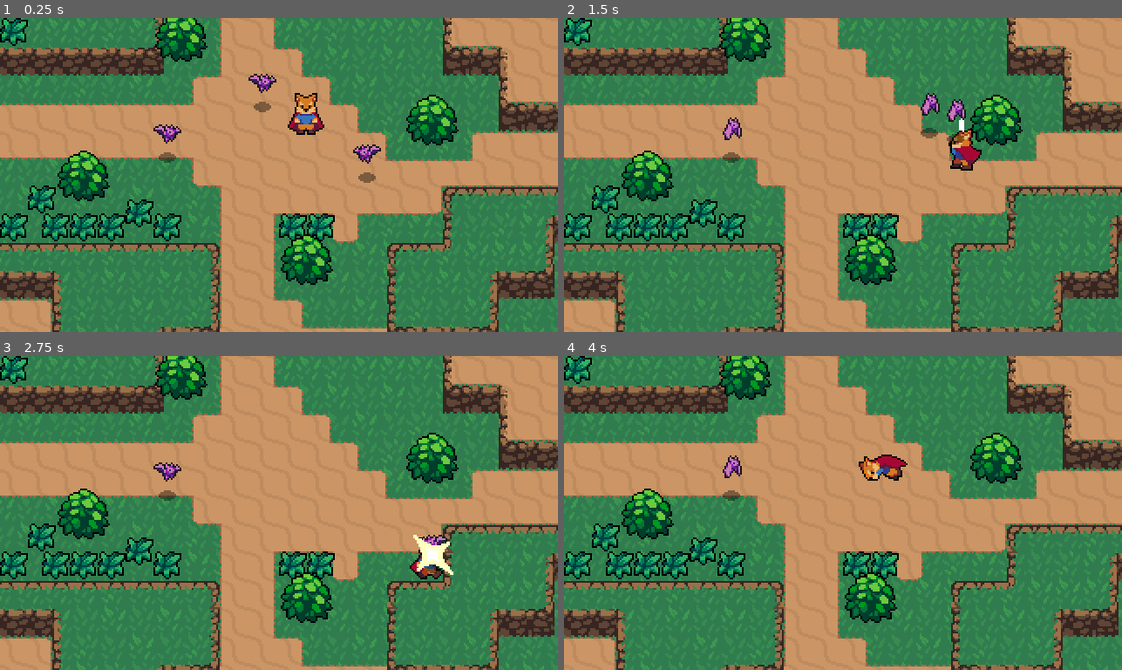
Above: before the commit, frames 1-4 (two rows, left to right).
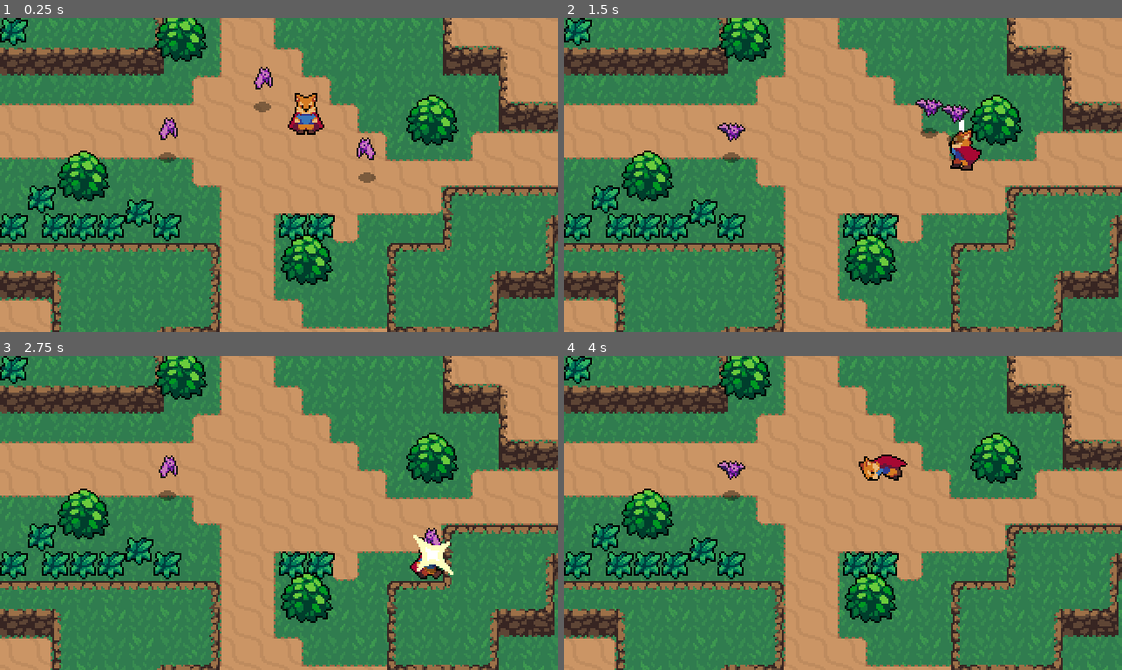
Above: after the commit, the same moments.

Repository: casiojapi/godot-vapor-rpg
Game: Godot game, scene res://World.tscn
The game is run twice, just before and just after one commit, with the same random seed, the same clock (stepped at 60 frames per second) and the same inputs.
Inputs (mouse positions are in pixels of both pictures, inside the frame that each line leads up to):
- Up to frame 1 (0.25 s): no input
- Up to frame 2 (1.5 s): move the mouse to (965, 159) at 0.52 s; hold Right (ui_right) 0.53-1.28 s; tap Space (roll) at 0.6 s; move the mouse to (731, 190) at 1.27 s; hold Down (ui_down) from 1.28 s (still down); click (731, 190) at 1.35 s
- Up to frame 3 (2.75 s): tap Space (roll) at 1.55, 2.1 s; move the mouse to (334, 443) at 2.02 s; release Down (ui_down) at 2.03 s; hold Right (ui_right) from 2.03 s (still down)
- Up to frame 4 (4 s): move the mouse to (815, 575) at 2.77 s; release Right (ui_right) at 2.78 s; hold Up (ui_up) 2.78-3.53 s; tap Space (roll) at 2.85, 3.8 s; move the mouse to (1010, 560) at 3.52 s; hold Left (ui_left) from 3.53 s (still down); click (1010, 560) at 3.6 s

The runs differ from the first frame. In frame 1, 0.6% of the frame differs, in the area x 27-69%, y 15-47%; in frame 2, 0.6%; in frame 3, 0.3%; in frame 4, 0.2%.

Commit message:
make enemy hits, invencibility, death and health stats

Diff:
--- a/Player/Player.gd
+++ b/Player/Player.gd
@@ -9,11 +9,13 @@
 var state = MOVE
 var velocity = Vector2.ZERO
 var roll_vector = Vector2.DOWN
+var stats = PlayerStats
 
 onready var animation_player = $AnimationPlayer
 onready var animation_tree = $AnimationTree
 onready var animation_state = animation_tree.get("parameters/playback")
 onready var sword_hitbox = $HitboxPivot/SwordHitbox
+onready var hurtbox = $Hurtbox
 
 export var ACCELERATION = 1300
 export var FRICTION = 2000
@@ -21,8 +23,9 @@
 export var ROLL_SPEED = 1.5
 
 func _ready():
-		animation_tree.active = true;
-		sword_hitbox.knockback_vector = roll_vector
+	stats.connect("no_health", self, "queue_free")
+	animation_tree.active = true;
+	sword_hitbox.knockback_vector = roll_vector
 
 func _physics_process(delta):	#_physics_process if im using physics (position)
 	match state:
@@ -81,3 +84,10 @@
 
 func roll_animation_finished():
 	state = MOVE
+
+
+func _on_Hurtbox_area_entered(area):
+	if hurtbox.inv == false:
+		stats.health -= .5
+		hurtbox.start_inv(1)
+		hurtbox.create_hit_effect()
--- a/Player/Player.tscn
+++ b/Player/Player.tscn
@@ -1,9 +1,10 @@
-[gd_scene load_steps=51 format=2]
+[gd_scene load_steps=53 format=2]
 
 [ext_resource path="res://Player/Player.gd" type="Script" id=1]
 [ext_resource path="res://Action RPG/Player/Player.png" type="Texture" id=2]
 [ext_resource path="res://hit-hurt/Hitbox.tscn" type="PackedScene" id=3]
 [ext_resource path="res://Player/SwordHitbox.gd" type="Script" id=4]
+[ext_resource path="res://hit-hurt/Hurtbox.tscn" type="PackedScene" id=5]
 
 [sub_resource type="CapsuleShape2D" id=1]
 radius = 3.67881
@@ -594,6 +595,10 @@
 [sub_resource type="CapsuleShape2D" id=46]
 height = 12.0
 
+[sub_resource type="CapsuleShape2D" id=47]
+radius = 6.08462
+height = 5.54681
+
 [node name="Player" type="KinematicBody2D"]
 collision_layer = 2
 collision_mask = 2147483649
@@ -603,7 +608,7 @@
 position = Vector2( 0, -10 )
 texture = ExtResource( 2 )
 hframes = 60
-frame = 36
+frame = 18
 
 [node name="CollisionShape2D" type="CollisionShape2D" parent="."]
 position = Vector2( 0, -0.741 )
@@ -651,4 +656,14 @@
 shape = SubResource( 46 )
 disabled = true
 
+[node name="Hurtbox" parent="." instance=ExtResource( 5 )]
+collision_layer = 4
+
+[node name="CollisionShape2D" parent="Hurtbox" index="0"]
+position = Vector2( -0.446289, -5.1826 )
+shape = SubResource( 47 )
+[connection signal="area_entered" from="Hurtbox" to="." method="_on_Hurtbox_area_entered"]
+
 [editable path="HitboxPivot/SwordHitbox"]
+
+[editable path="Hurtbox"]
--- /dev/null
+++ b/Player/PlayerStats.tscn
@@ -0,0 +1,6 @@
+[gd_scene load_steps=2 format=2]
+
+[ext_resource path="res://Stats.tscn" type="PackedScene" id=1]
+
+[node name="PlayerStats" instance=ExtResource( 1 )]
+max_health = 10
--- a/enemy/Bat.gd
+++ b/enemy/Bat.gd
@@ -5,6 +5,7 @@
 onready var stats = $Stats
 onready var player_detection_zone = $PlayerDetectionZone
 onready var sprite = $AnimatedSprite
+onready var hurtbox = $Hurtbox
 
 
 enum {
@@ -53,6 +54,7 @@
 func _on_Hurtbox_area_entered(area):
 	stats.health -= area.damage
 	knockback = area.knockback_vector * KNOCK
+	hurtbox.create_hit_effect()
 
 func _on_Stats_no_health():
 	queue_free()
--- a/enemy/Bat.tscn
+++ b/enemy/Bat.tscn
@@ -6,6 +6,7 @@
 [ext_resource path="res://hit-hurt/Hurtbox.tscn" type="PackedScene" id=4]
 [ext_resource path="res://Stats.tscn" type="PackedScene" id=5]
 [ext_resource path="res://enemy/PlayerDetectionZone.tscn" type="PackedScene" id=6]
+[ext_resource path="res://hit-hurt/Hitbox.tscn" type="PackedScene" id=7]
 
 [sub_resource type="AtlasTexture" id=1]
 atlas = ExtResource( 1 )
@@ -45,6 +46,9 @@
 [sub_resource type="CircleShape2D" id=9]
 radius = 66.9087
 
+[sub_resource type="CircleShape2D" id=10]
+radius = 5.31799
+
 [node name="Bat" type="KinematicBody2D"]
 collision_layer = 16
 script = ExtResource( 3 )
@@ -52,7 +56,7 @@
 [node name="AnimatedSprite" type="AnimatedSprite" parent="."]
 frames = SubResource( 6 )
 animation = "Fly"
-frame = 2
+frame = 4
 playing = true
 offset = Vector2( 0, -12 )
 
@@ -75,9 +79,18 @@
 
 [node name="CollisionShape2D" parent="PlayerDetectionZone" index="0"]
 shape = SubResource( 9 )
+
+[node name="Hitbox" parent="." instance=ExtResource( 7 )]
+collision_mask = 4
+
+[node name="CollisionShape2D" parent="Hitbox" index="0"]
+position = Vector2( 0.166855, -14.1827 )
+shape = SubResource( 10 )
 [connection signal="area_entered" from="Hurtbox" to="." method="_on_Hurtbox_area_entered"]
 [connection signal="no_health" from="Stats" to="." method="_on_Stats_no_health"]
 
 [editable path="Hurtbox"]
 
 [editable path="PlayerDetectionZone"]
+
+[editable path="Hitbox"]
--- a/hit-hurt/Hurtbox.gd
+++ b/hit-hurt/Hurtbox.gd
@@ -1,12 +1,35 @@
 extends Area2D
 
-export(bool) var show_hit = true
-
+onready var timer = $Timer
 const HitEffect = preload("res://Effects/HitEffect.tscn")
 
-func _on_Hurtbox_area_entered(_area):
-	if show_hit:
-		var effect = HitEffect.instance()
-		var main = get_tree().current_scene
-		main.add_child(effect)
-		effect.global_position = global_position
+var inv = false setget set_inv
+
+signal inv_started
+signal inv_ended
+
+func set_inv(value):
+	inv = value
+	if inv == true:
+		emit_signal("inv_started")
+	else:
+		emit_signal("inv_ended")
+
+func create_hit_effect():
+	var effect = HitEffect.instance()
+	var main = get_tree().current_scene
+	main.add_child(effect)
+	effect.global_position = global_position
+
+func start_inv(duration):
+	self.inv = true
+	timer.start(duration)
+
+func _on_Timer_timeout():
+	self.inv = false
+
+func _on_Hurtbox_inv_started():
+	set_deferred("monitorable", false)
+
+func _on_Hurtbox_inv_ended():
+	monitorable = true
--- a/hit-hurt/Hurtbox.tscn
+++ b/hit-hurt/Hurtbox.tscn
@@ -8,4 +8,8 @@
 script = ExtResource( 1 )
 
 [node name="CollisionShape2D" type="CollisionShape2D" parent="."]
-[connection signal="area_entered" from="." to="." method="_on_Hurtbox_area_entered"]
+
+[node name="Timer" type="Timer" parent="."]
+[connection signal="inv_ended" from="." to="." method="_on_Hurtbox_inv_ended"]
+[connection signal="inv_started" from="." to="." method="_on_Hurtbox_inv_started"]
+[connection signal="timeout" from="Timer" to="." method="_on_Timer_timeout"]
--- a/project.godot
+++ b/project.godot
@@ -18,6 +18,10 @@
 config/name="vaporzero"
 run/main_scene="res://World.tscn"
 config/icon="res://icon.png"
+
+[autoload]
+
+PlayerStats="*res://Player/PlayerStats.tscn"
 
 [display]
 
Not shown: 1 places in enemy/Bat.tscn that only renumber resources
